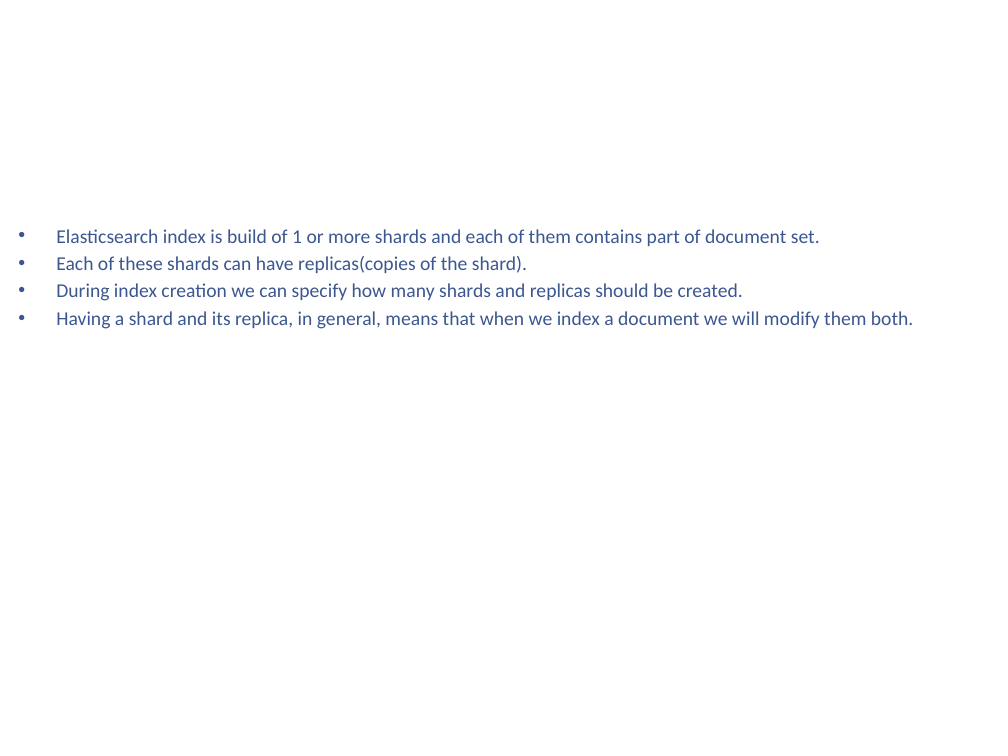
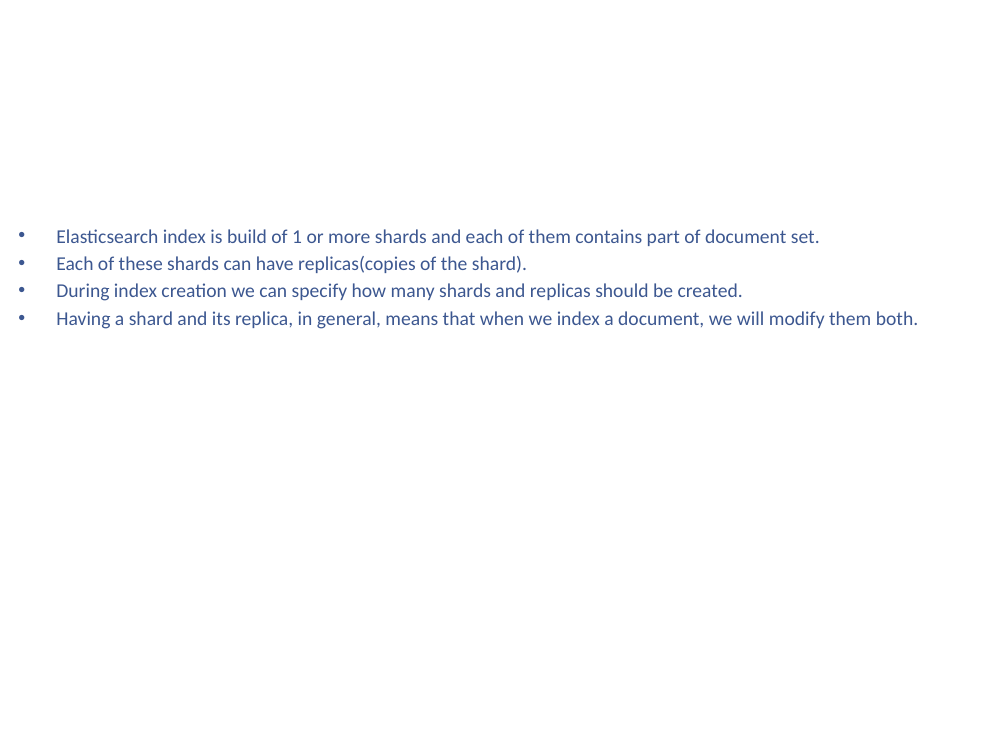
Before and after one commit to kenshincommon/ppts, a slide deck: slide 25 of Presentations/ElasticSearch/ElasticSearch.pptx (slide 18 before the commit). Drawn at 1008x756 pixels with LibreOffice and Linux fonts; fonts in the diff are those of the drawing; background and template pictures are left out. Boxes give left, top, right and bottom in pixels: in the first picture for what was removed or moved away, otherwise in the second. Text is boxed around its words. In the diff, an @@ line names an element or a change of style, - is before the commit and + after.

```diff
--- a/Presentations/ElasticSearch/ElasticSearch.pptx
+++ b/Presentations/ElasticSearch/ElasticSearch.pptx
@@ text at bbox=[56, 311, 918, 329]: text changed @@
-• Having a shard and its replica, in general, means that when we index a document we will modify them both.
+• Having a shard and its replica, in general, means that when we index a document, we will modify them both.
```
Also in this commit, not shown: 12 other slides changed, 10 slides added, 11 other files.
